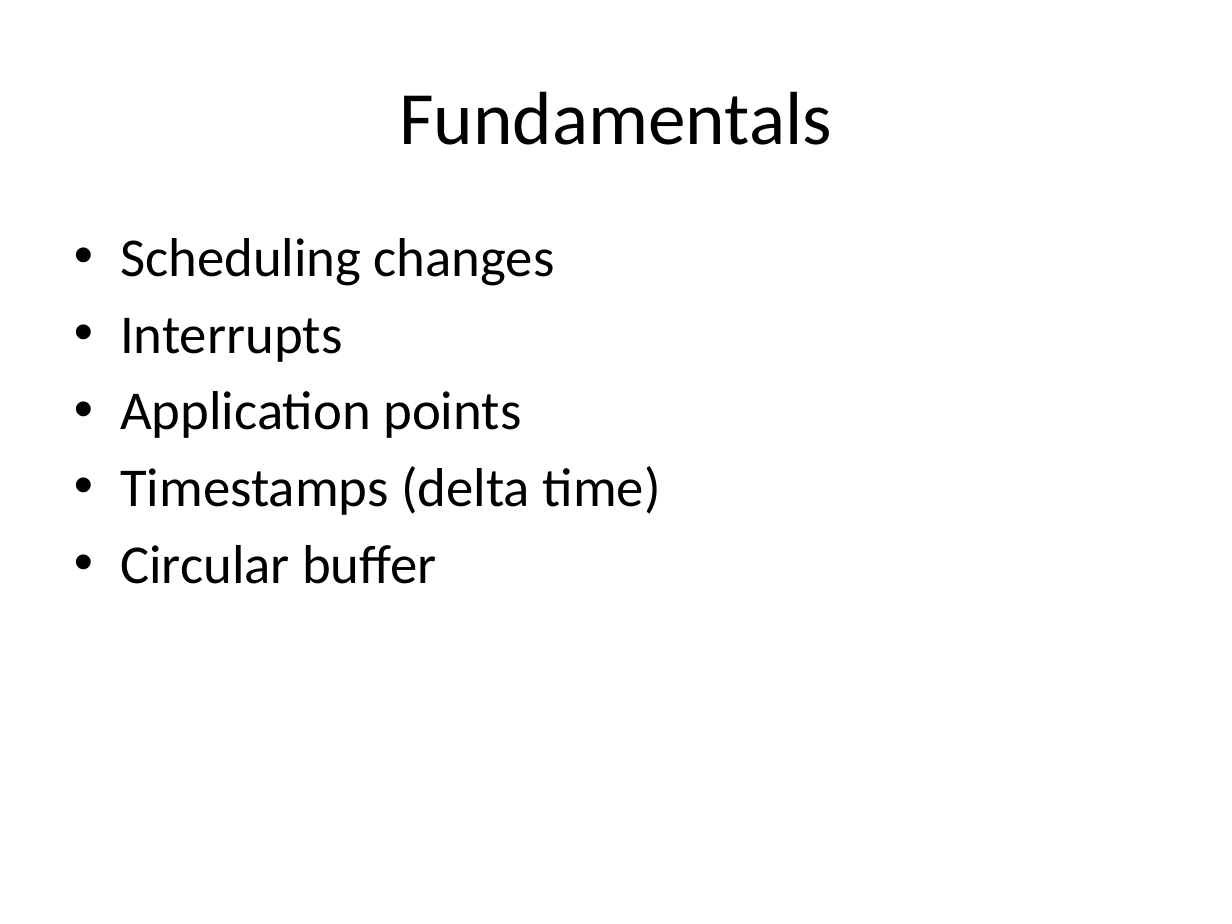
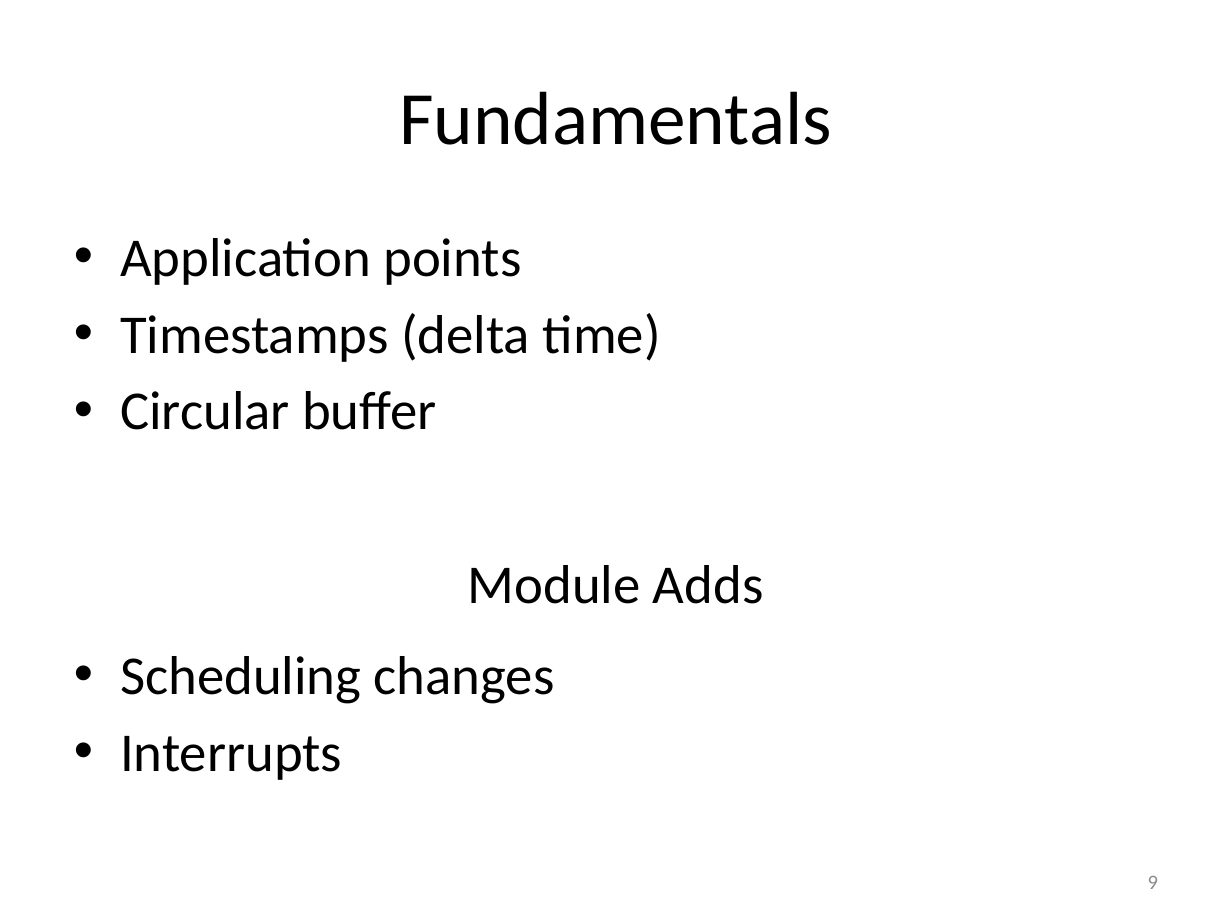
Before and after one commit to art-daq/trace, a slide deck: slide 9 of trace/doc/trace.pptx (slide 3 before the commit). Drawn at 1232x924 pixels with LibreOffice and Linux fonts; fonts in the diff are those of the drawing. Boxes give left, top, right and bottom in pixels: in the first picture for what was removed or moved away, otherwise in the second. Text is boxed around its words. In the diff, an @@ line names an element or a change of style, - is before the commit and + after.

```diff
--- a/trace/doc/trace.pptx
+++ b/trace/doc/trace.pptx
@@ text at (120, 238, 555, 362): paragraphs removed @@
-• Scheduling changes
-• Interrupts
@@ text added at (468, 565, 764, 604), 32 pt, text #000000 @@
+Module Adds
@@ text added at (120, 656, 555, 780), 32 pt, text #000000 @@
+• Scheduling changes
+• Interrupts
@@ page number added at (1148, 876, 1158, 889), 12 pt, text #8C8C8C @@
+9
```
Also in this commit, not shown: 4 other slides changed, 7 slides added, 2 slides removed, 2 other files.
